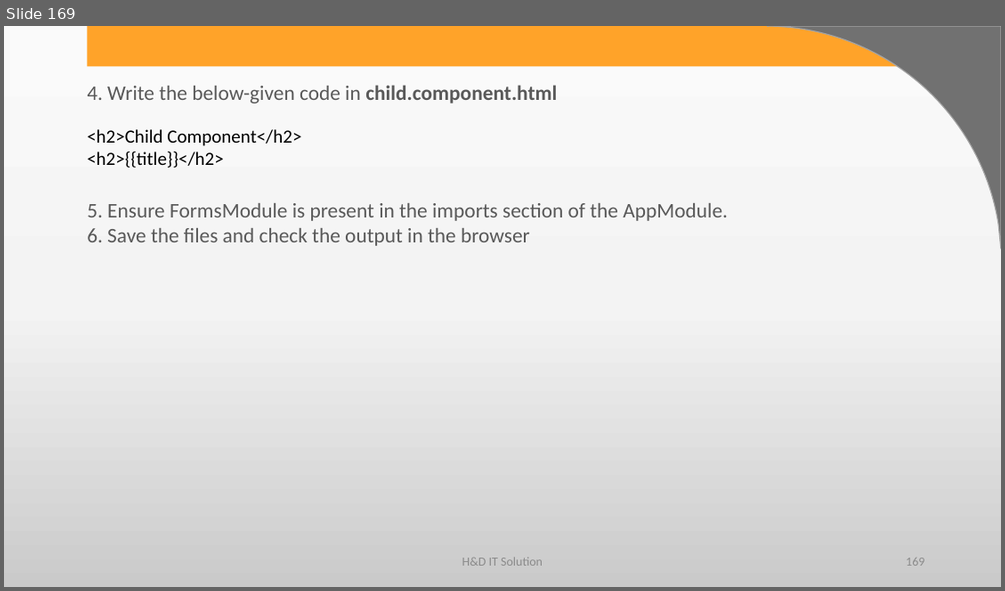
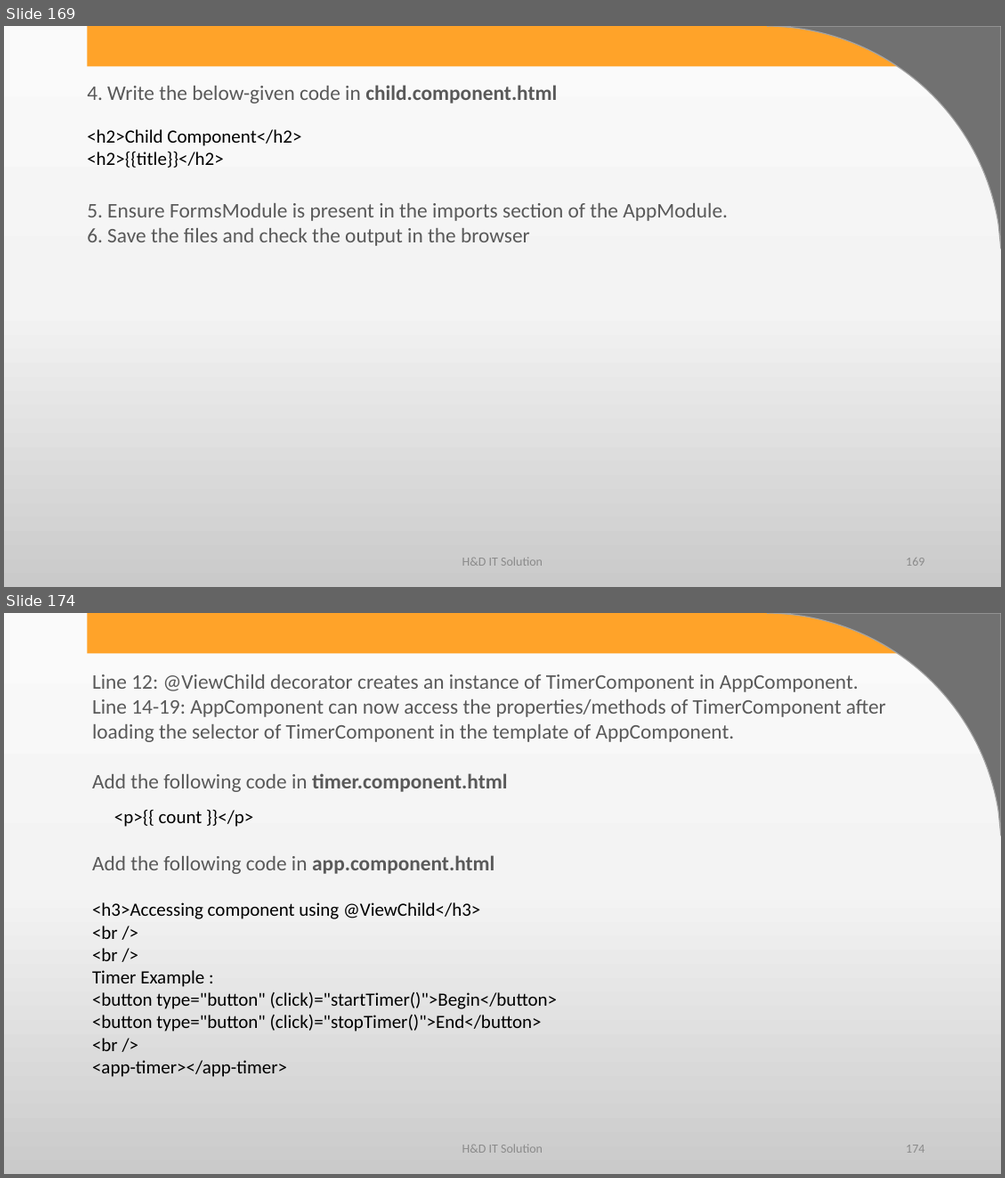
Before and after one commit to harshadasawant/infiniteAngular, a slide deck: ppt/ANGULAR.pptx. Shown one above the other, each under a label of ours: slide 169 before the commit, slides 169 and 174 after it; the slides between them are not shown. The pictures are 1005x591 and 1005x1178 pixels, drawn with LibreOffice and Linux fonts; fonts in the diff are those of the drawing; background and template pictures are left out. Boxes give left, top, right and bottom in pixels: in the first picture for what was removed or moved away, otherwise in the second. Text is boxed around its words. In the diff, an @@ line names an element or a change of style, - is before the commit and + after.

Commit message:
@viewChild

```diff
--- a/ppt/ANGULAR.pptx
+++ b/ppt/ANGULAR.pptx
@@ slide 174 added at (4,613,1001,1174), background gradient #FBFBFB to #F4F4F4 to #CBCBCB; not listed: 2 template elements that a slide beside it also shows @@
@@ text added at (92,674,886,792), 20 pt, text #595959 @@
+Line 12: @ViewChild decorator creates an instance of TimerComponent in AppComponent.
+Line 14-19: AppComponent can now access the properties/methods of TimerComponent after loading the selector of TimerComponent in the template of AppComponent.
+Add the following code in timer.component.html
@@ text added at (114,810,253,827), 18 pt, text #000000 @@
+<p>{{ count }}</p>
@@ text added at (92,855,494,874), 20 pt, text #595959 @@
+Add the following code in app.component.html
@@ text added at (92,902,558,1077), 18 pt, text #000000 @@
+<h3>Accessing component using @ViewChild</h3>
+<br />
+<br />
+Timer Example :
+<button type="button" (click)="startTimer()">Begin</button>
+<button type="button" (click)="stopTimer()">End</button>
+<br />
+<app-timer></app-timer>
@@ text added at (462,1143,542,1152), 12 pt, text #8C8C8C @@
+H&D IT Solution
@@ page number added at (906,1144,924,1152), 12 pt, text #8C8C8C @@
+174
```
Also in this commit, not shown: 23 other slides added, 7 other files.
